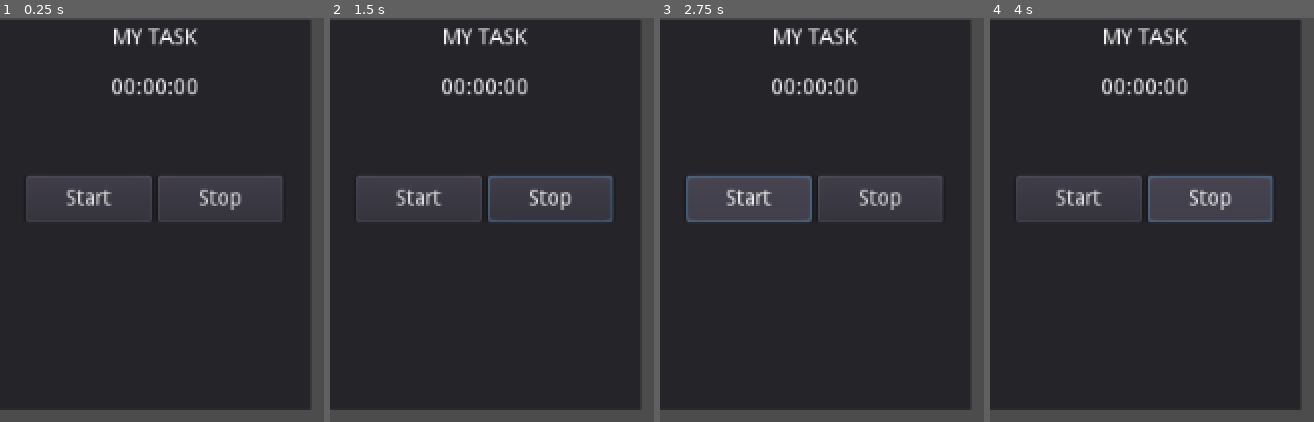
Above: before the commit, frames 1-4 (left to right).
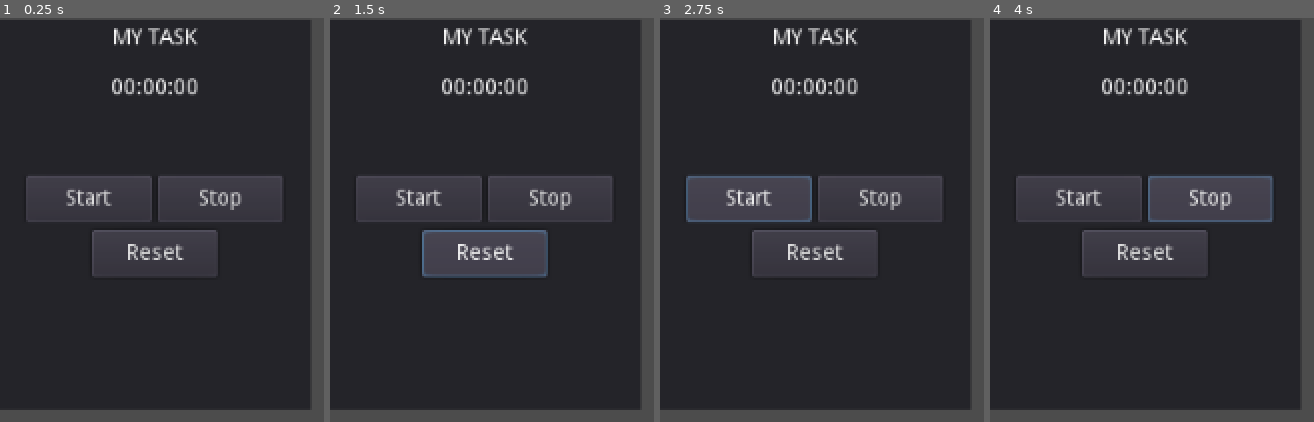
Above: after the commit, the same moments.

Repository: gil-x/task-timer
Game: Godot game, scene res://Stopwatch.tscn
Two runs of this game, one before a commit and one after it. Both use one fixed random seed, a clock stepped at 60 frames per second and the inputs below. Before the commit the project starts from res://Timer.tscn.
Inputs (mouse positions are in pixels of both pictures, inside the frame that each line leads up to):
- Up to frame 1 (0.25 s): no input
- Up to frame 2 (1.5 s): click "Stop" at 0.5 s; click (485, 252) at 1.25 s, where only the run after the commit has a clickable "Reset"
- Up to frame 3 (2.75 s): click "Start" at 2 s
- Up to frame 4 (4 s): click "Start" at 2.75 s; click "Stop" at 3.5 s

The runs differ from the first frame. In frame 1, 2.8% of the frame differs, in the area x 28-68%, y 52-64%; in frame 2, 5.1%, in the area x 28-88%, y 39-65%; in frame 3, 2.8%; in frame 4, 2.8%.

Commit message:
Timer and control buttons.

Diff:
--- /dev/null
+++ b/Stopwatch.gd
@@ -0,0 +1,48 @@
+extends Control
+
+var time = 0
+
+
+func _ready():
+	$Timer.connect("timeout", self, "_on_Timer_timeout")
+	$Timer.set_wait_time(1.0)
+
+
+func _on_Timer_timeout():
+	add_1_second()
+	update_display()
+
+
+func add_1_second():
+	time += 1
+
+
+func get_hms_time(time_in_seconds):
+	var hours = int(time_in_seconds / 60 / 60)
+	var minutes = int(time_in_seconds / 60) - (hours * 60)
+	var seconds = time_in_seconds % 60
+	return "{h}:{m}:{s}".format({ "h": "%02d" % hours, "m": "%02d" % minutes, "s": "%02d" % seconds })
+
+
+func update_display():
+	$Panel/Display.text = get_hms_time(time)
+
+
+func _on_Start_pressed():
+	$Timer.start()
+
+
+func _on_Stop_pressed():
+	$Timer.stop()
+
+
+func _on_Reset_pressed():
+	time = 0
+	update_display()
+	$Timer.stop()
+
+
+# Called every frame. 'delta' is the elapsed time since the previous frame.
+func _process(delta):
+#	print(delta)
+	pass
--- a/Timer.tscn
+++ b/Stopwatch.tscn
@@ -1,8 +1,8 @@
 [gd_scene load_steps=2 format=2]
 
-[ext_resource path="res://Timer.gd" type="Script" id=1]
+[ext_resource path="res://Stopwatch.gd" type="Script" id=1]
 
-[node name="Timer" type="Control"]
+[node name="Stopwatch" type="Control"]
 anchor_top = -0.00117854
 anchor_right = 1.0
 anchor_bottom = 0.998821
@@ -14,6 +14,8 @@
 __meta__ = {
 "_edit_use_anchors_": false
 }
+
+[node name="Timer" type="Timer" parent="."]
 
 [node name="Panel" type="Panel" parent="."]
 margin_top = 2.12131
@@ -45,7 +47,7 @@
 "_edit_use_anchors_": true
 }
 
-[node name="HBoxContainer" type="HBoxContainer" parent="Panel"]
+[node name="HBoxContainer1" type="HBoxContainer" parent="Panel"]
 anchor_top = 0.4
 anchor_right = 1.0
 anchor_bottom = 0.52
@@ -55,7 +57,7 @@
 "_edit_use_anchors_": true
 }
 
-[node name="Start" type="Button" parent="Panel/HBoxContainer"]
+[node name="Start" type="Button" parent="Panel/HBoxContainer1"]
 margin_left = 18.0
 margin_right = 98.0
 margin_bottom = 30.0
@@ -67,7 +69,7 @@
 "_edit_use_anchors_": false
 }
 
-[node name="Stop" type="Button" parent="Panel/HBoxContainer"]
+[node name="Stop" type="Button" parent="Panel/HBoxContainer1"]
 margin_left = 102.0
 margin_right = 182.0
 margin_bottom = 30.0
@@ -77,3 +79,25 @@
 __meta__ = {
 "_edit_use_anchors_": false
 }
+
+[node name="HBoxContainer2" type="HBoxContainer" parent="Panel"]
+anchor_top = 0.46
+anchor_right = 1.0
+anchor_bottom = 0.58
+margin_top = 20.0002
+margin_bottom = 20.0002
+alignment = 1
+__meta__ = {
+"_edit_use_anchors_": true
+}
+
+[node name="Reset" type="Button" parent="Panel/HBoxContainer2"]
+margin_left = 60.0
+margin_right = 140.0
+margin_bottom = 30.0
+rect_min_size = Vector2( 80, 30 )
+mouse_default_cursor_shape = 2
+text = "Reset"
+[connection signal="pressed" from="Panel/HBoxContainer1/Start" to="." method="_on_Start_pressed"]
+[connection signal="pressed" from="Panel/HBoxContainer1/Stop" to="." method="_on_Stop_pressed"]
+[connection signal="pressed" from="Panel/HBoxContainer2/Reset" to="." method="_on_Reset_pressed"]
--- a/Timer.gd
+++ /dev/null
@@ -1,12 +0,0 @@
-extends Control
-
-var time
-
-# Called when the node enters the scene tree for the first time.
-func _ready():
-	pass # Replace with function body.
-
-
-# Called every frame. 'delta' is the elapsed time since the previous frame.
-#func _process(delta):
-#	pass
--- a/project.godot
+++ b/project.godot
@@ -16,7 +16,7 @@
 [application]
 
 config/name="Task Timer"
-run/main_scene="res://Timer.tscn"
+run/main_scene="res://Stopwatch.tscn"
 config/icon="res://icon.png"
 
 [rendering]
